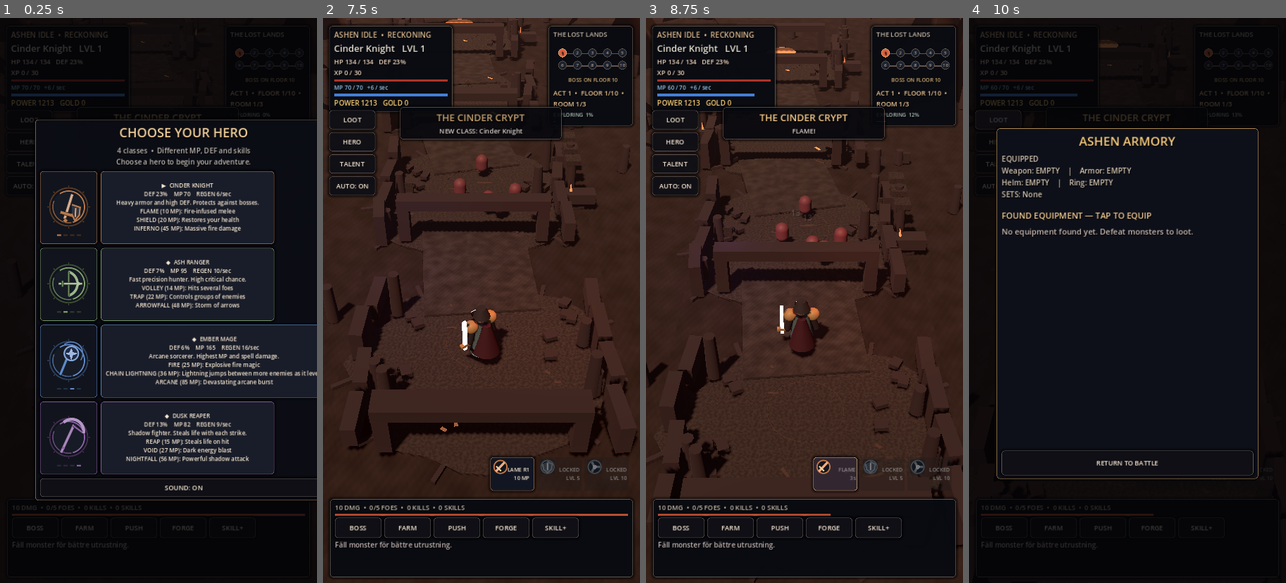
Above: before the commit, frames 1-4 (left to right).
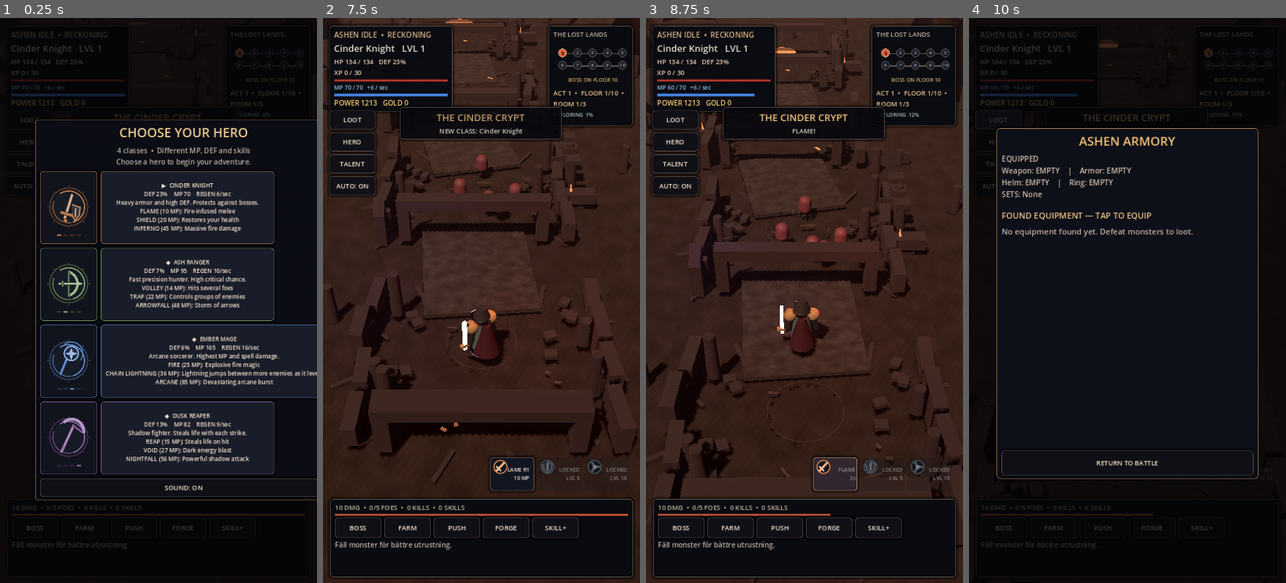
Above: after the commit, the same moments.

Repository: bananofil-wq/AshenIdle
Game: Godot game, scene res://scenes/main.tscn
Same seed, same stepped clock (60 frames per second), same inputs: the game is played once before the commit and once after it.
Inputs:
- Up to frame 1 (0.25 s): no input
- Up to frame 2 (7.5 s): click "LOOT" at 0.5 s; click "HERO" at 1.25 s; click "TALENT" at 2 s; click "AUTO: ON" at 2.75 s; click "BOSS" at 3.5 s; click "FARM" at 4.25 s; click "PUSH" at 5 s; click "FORGE" at 5.75 s; click "SKILL+" at 6.5 s; click "▶ CINDER KNIGHT DEF 23% MP 70…" at 7.25 s
- Up to frame 3 (8.75 s): click "FLAME R1 10 MP" at 8 s
- Up to frame 4 (10 s): click "LOOT" at 8.75 s; click "HERO" at 9.5 s

The runs differ from the first frame. In frame 2, 1.3% of the frame differs, in the area x 9-89%, y 0-80%; in frame 3, 1.3%, in the area x 4-93%, y 6-85%; in frame 4, less than 0.1%.

Commit message:
Fix terrain face normals and add lightweight biome-specific 3D snow, ash, leaves and magic motes

Diff:
--- a/scripts/dungeon_builder.gd
+++ b/scripts/dungeon_builder.gd
@@ -206,7 +206,7 @@
     for j in range(count):
         var a: Vector3 = rim[j]
         var b: Vector3 = rim[(j + 1) % count]
-        for vertex in [middle, a, b]:
+        for vertex in [middle, b, a]:
             mesh_builder.set_uv(Vector2(vertex.x * 0.31, vertex.z * 0.31))
             mesh_builder.add_vertex(vertex)
     mesh_builder.generate_normals()
@@ -223,6 +223,35 @@
         var difference: Vector3 = b - a
         var ledge := _block(parent, center + (a + b) * 0.5 + Vector3(0, -0.22, 0), Vector3(0.21, 0.36, difference.length()), rock_material)
         ledge.rotation.y = atan2(difference.x, difference.z) + PI * 0.5
+
+
+func _weather_particles(parent: Node3D, center: Vector3, area_index: int) -> void:
+    # Two light emitters per scene: leaves/snow/ashes/void motes. The particle
+    # budget remains bounded on GLES3 mobile and avoids expensive GPU fog.
+    if area_index % 2 != 0:
+        return
+    var weather := CPUParticles3D.new()
+    weather.name = "Atmosphere_%d" % area_index
+    weather.position = center + Vector3(0, 5.2, 0)
+    weather.amount = 22
+    weather.lifetime = 5.0
+    weather.preprocess = 2.0
+    weather.emission_shape = CPUParticles3D.EMISSION_SHAPE_BOX
+    weather.emission_box_extents = Vector3(7.0, 1.9, 6.8)
+    weather.direction = Vector3(0, -1, 0) if current_theme == 1 or current_theme == 2 else Vector3(0, 1, 0)
+    weather.spread = 35
+    weather.gravity = Vector3(0, -0.35, 0) if current_theme == 1 else Vector3(0, 0.15, 0)
+    weather.initial_velocity_min = 0.12
+    weather.initial_velocity_max = 0.58
+    weather.scale_amount_min = 0.02
+    weather.scale_amount_max = 0.05
+    weather.color = [Color("ba8c76", 0.6), Color("d6f1ff", 0.83), Color("9cb272", 0.75), Color("c28cf6", 0.7), Color("ffa15e", 0.7)][current_theme]
+    var sparkle := SphereMesh.new()
+    sparkle.radius = 0.06
+    sparkle.height = 0.13
+    weather.mesh = sparkle
+    weather.emitting = true
+    parent.add_child(weather)
 
 
 func _surface_story(parent: Node3D, center: Vector3, room_id: int) -> void:
@@ -457,6 +486,7 @@
         var p: Vector3 = walk_points[i]
         _room_floor(room, p, i)
         _surface_story(room, p, i)
+        _weather_particles(room, p, i)
         for side in [-1.0, 1.0]:
             if current_theme != 2:
                 var wall: Vector3 = p + Vector3(side * 5.4, 0.7, 0)
